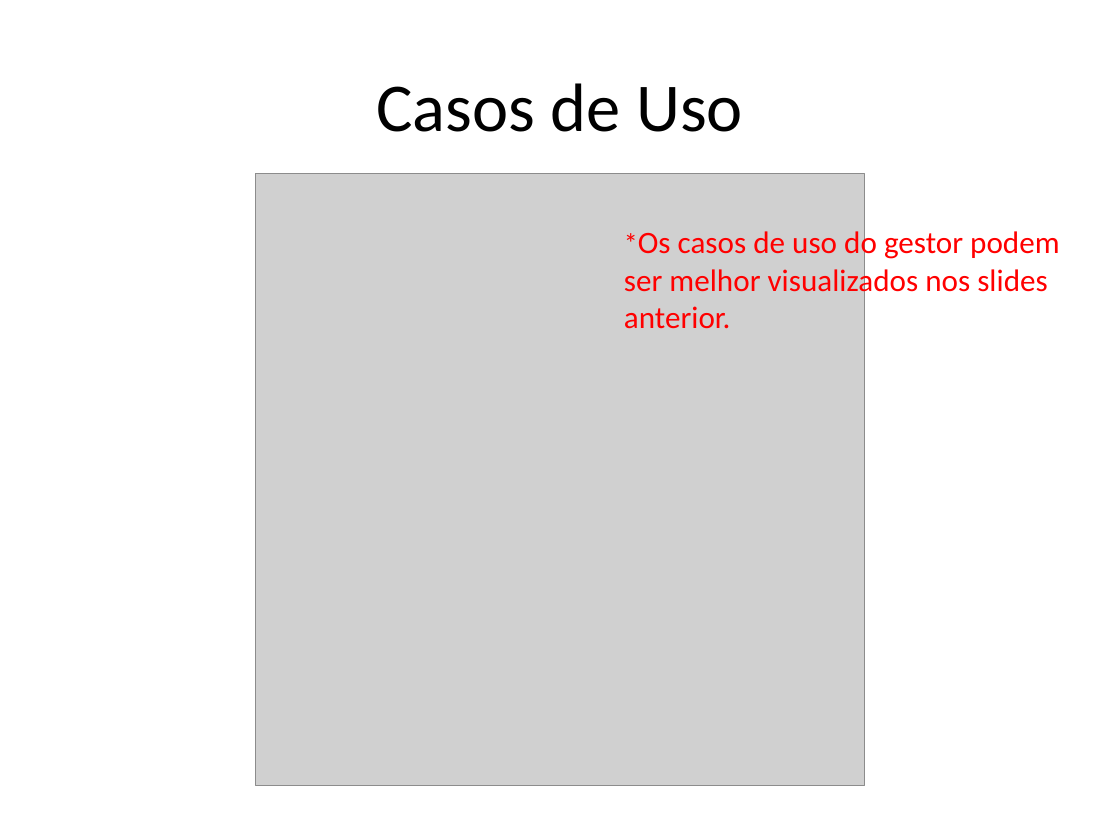
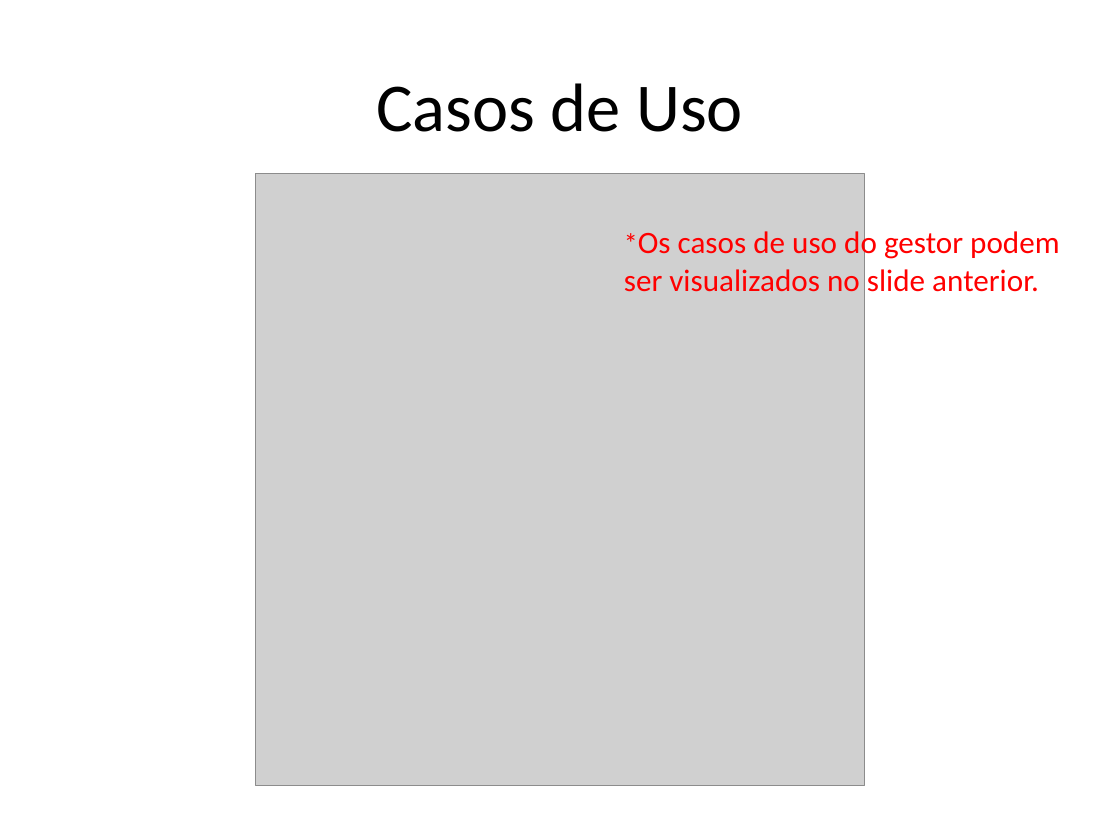
Before and after one commit to kokmz/TCCHUE, a slide deck: slide 11 of documentacao/G4_Apresentacao2sem2014_Final.pptx (slide 10 before the commit). Drawn at 1120x840 pixels with LibreOffice and Linux fonts; fonts in the diff are those of the drawing; grey boxes stand for pictures; background and template pictures are left out. Boxes give left, top, right and bottom in pixels: in the first picture for what was removed or moved away, otherwise in the second. Text is boxed around its words. In the diff, an @@ line names an element or a change of style, - is before the commit and + after.

```diff
--- a/documentacao/G4_Apresentacao2sem2014_Final.pptx
+++ b/documentacao/G4_Apresentacao2sem2014_Final.pptx
@@ text at (624, 227, 1060, 292): text changed @@
-*Os casos de uso do gestor podem ser melhor visualizados nos slides anterior.
+*Os casos de uso do gestor podem ser visualizados no slide anterior.
```
Also in this commit, not shown: 5 other slides changed, 1 slide added, 1 slide removed.
